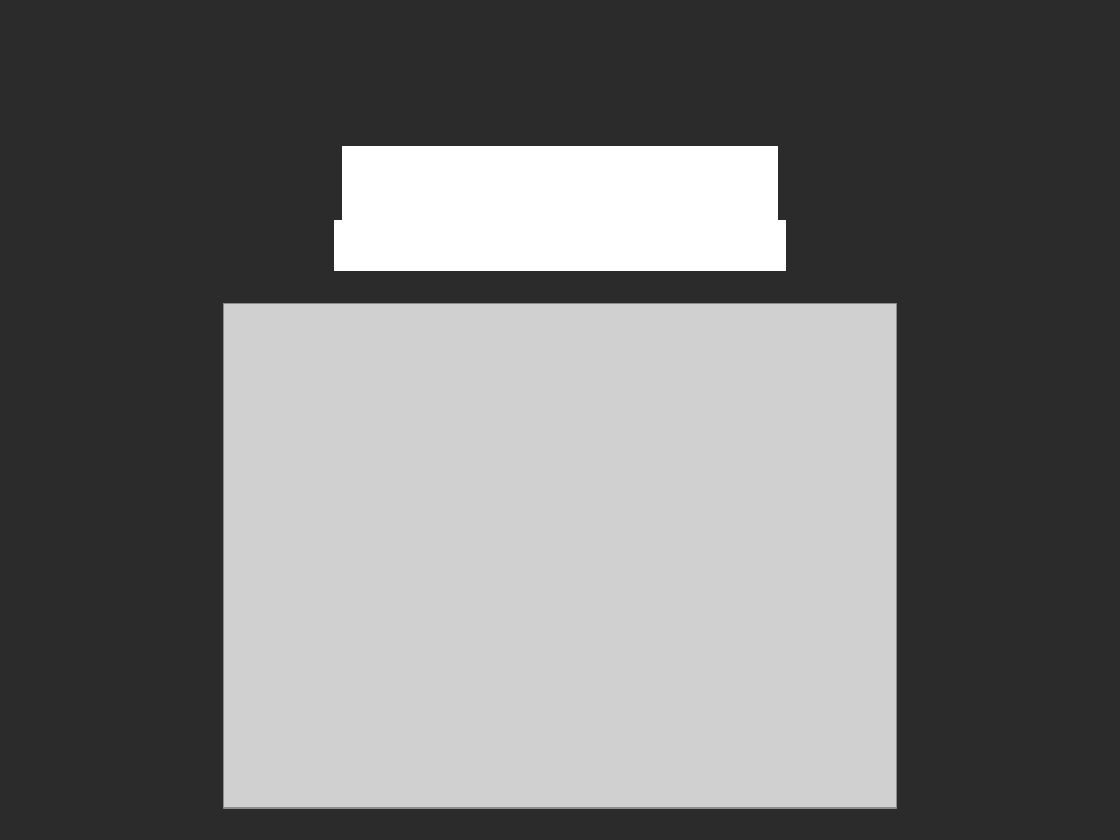
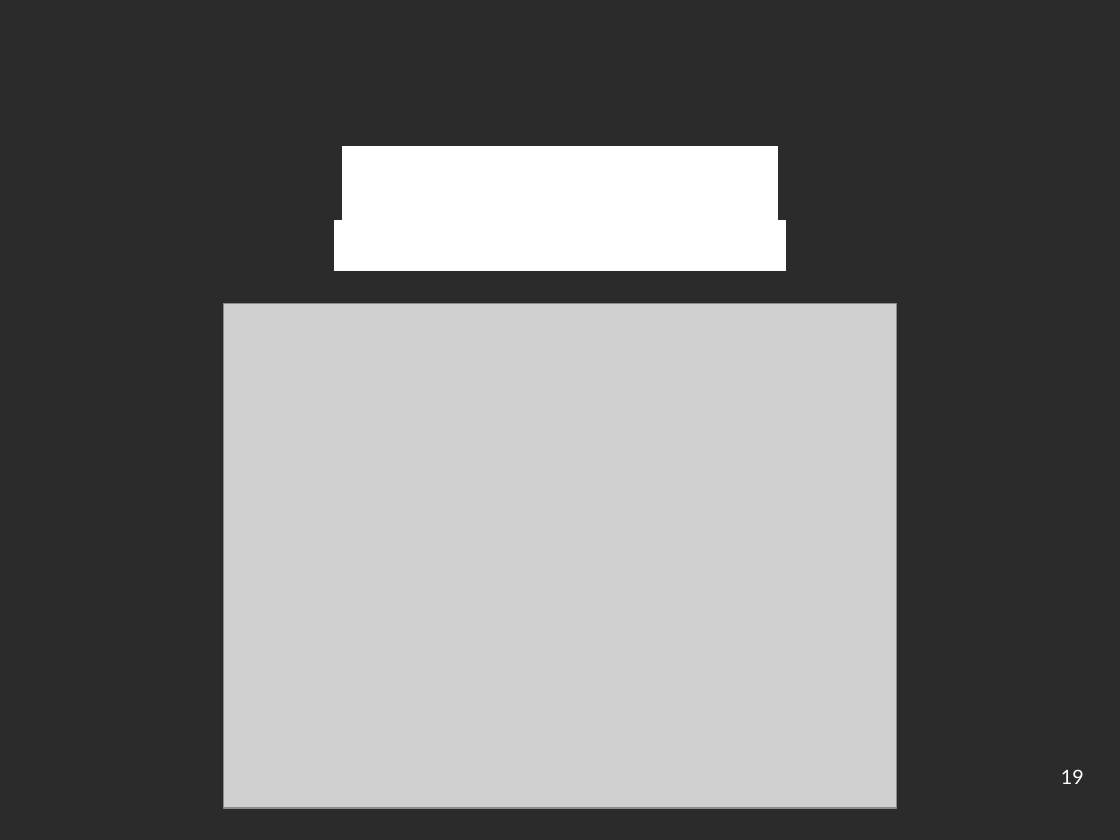
Before and after one commit to Bugro/CUBI, a slide deck: slide 19 of Com/SoutenanceFinale/Soutenance Finale.odp. Drawn at 1120x840 pixels with LibreOffice and Linux fonts; fonts in the diff are those of the drawing; grey boxes stand for pictures; background and template pictures are left out; a plain dark background stands for a picture behind light text. Boxes give left, top, right and bottom in pixels: in the first picture for what was removed or moved away, otherwise in the second. Text is boxed around its words. In the diff, an @@ line names an element or a change of style, - is before the commit and + after.

```diff
--- a/Com/SoutenanceFinale/Soutenance Finale.odp
+++ b/Com/SoutenanceFinale/Soutenance Finale.odp
@@ page number added at (1061, 769, 1084, 784), 14 pt, text #FFFFFF @@
+19
```
Also in this commit, not shown: 16 other slides changed, 1 slide added.
